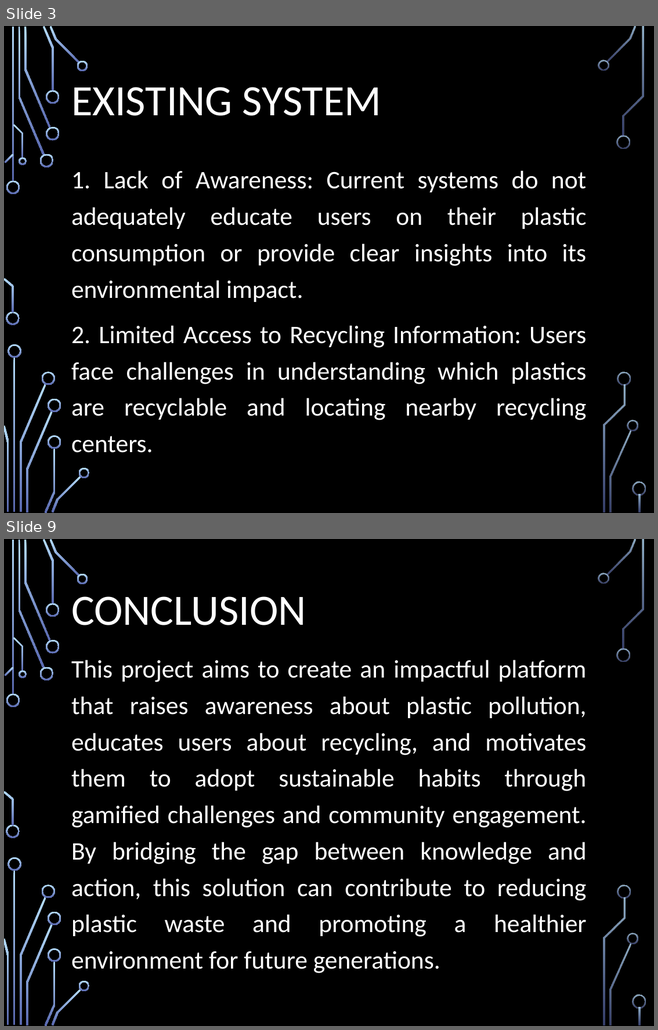
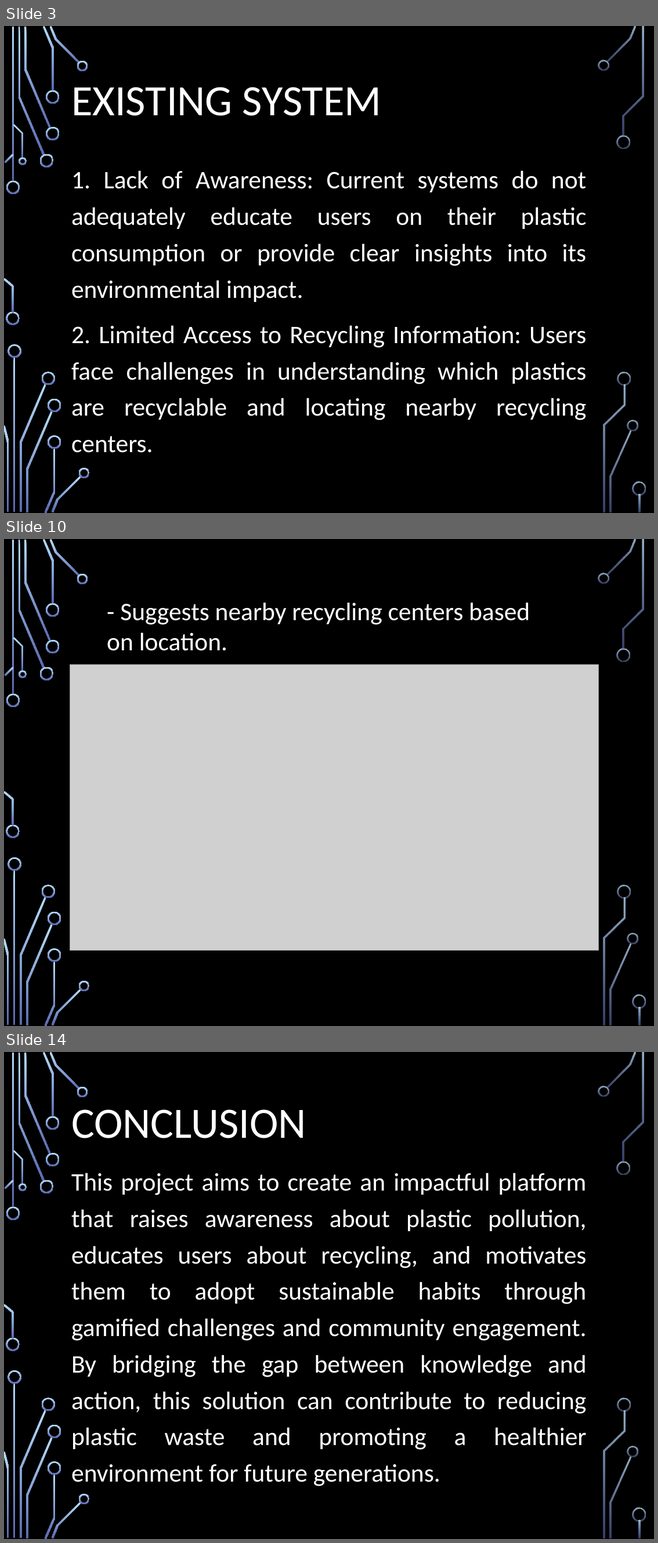
Before and after one commit to nimmyroz06/Main_project, a slide deck: Plastic_Waste_Calculator_Review.pptx. Shown one above the other, each under a label of ours: slides 3 and 9 before the commit, slides 3, 10 and 14 after it; the slides between them are not shown. The pictures are 658x1030 and 658x1543 pixels, drawn with LibreOffice and Linux fonts; fonts in the diff are those of the drawing; grey boxes stand for pictures; background and template pictures are left out. Boxes give left, top, right and bottom in pixels: in the first picture for what was removed or moved away, otherwise in the second. Text is boxed around its words. In the diff, an @@ line names an element or a change of style, - is before the commit and + after.

```diff
--- a/Plastic_Waste_Calculator_Review.pptx
+++ b/Plastic_Waste_Calculator_Review.pptx
@@ slide 10 added at (4, 539, 654, 1026), background picture (left out); not listed: 36 template elements that a slide beside it also shows @@
@@ text added at (107, 602, 529, 651), 28 pt, text #FFFFFF @@
+- Suggests nearby recycling centers based on location.
@@ picture added at (70, 665, 598, 951) @@
@@ what was slide 9 is now slide 14 @@
```
Also in this commit, not shown: 4 slides changed, 5 other slides added, 1 slide removed, 29 other files.
